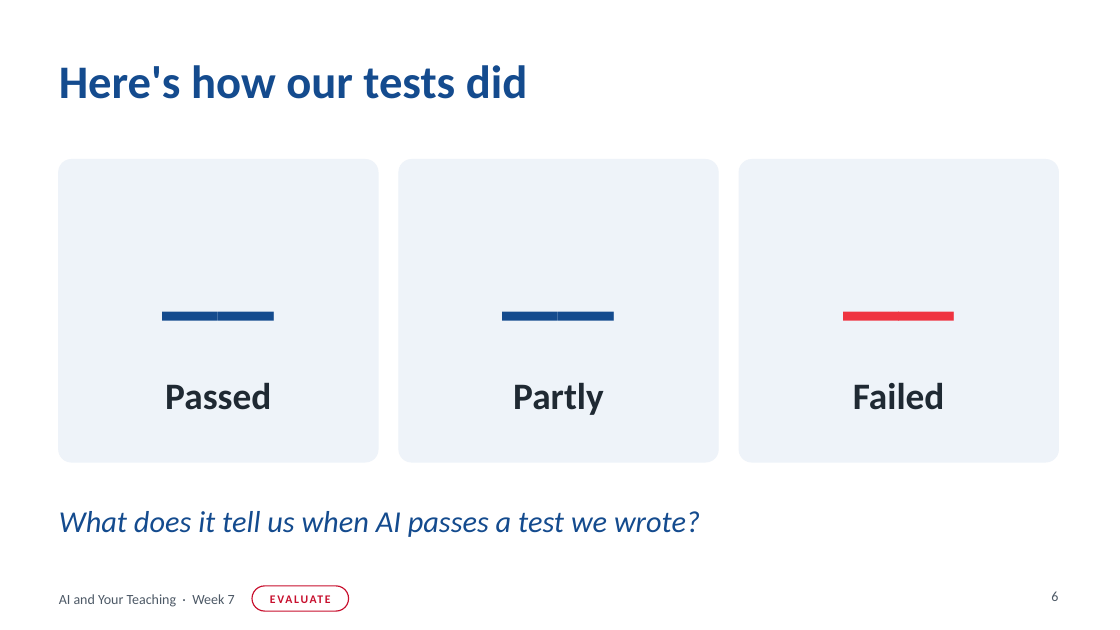
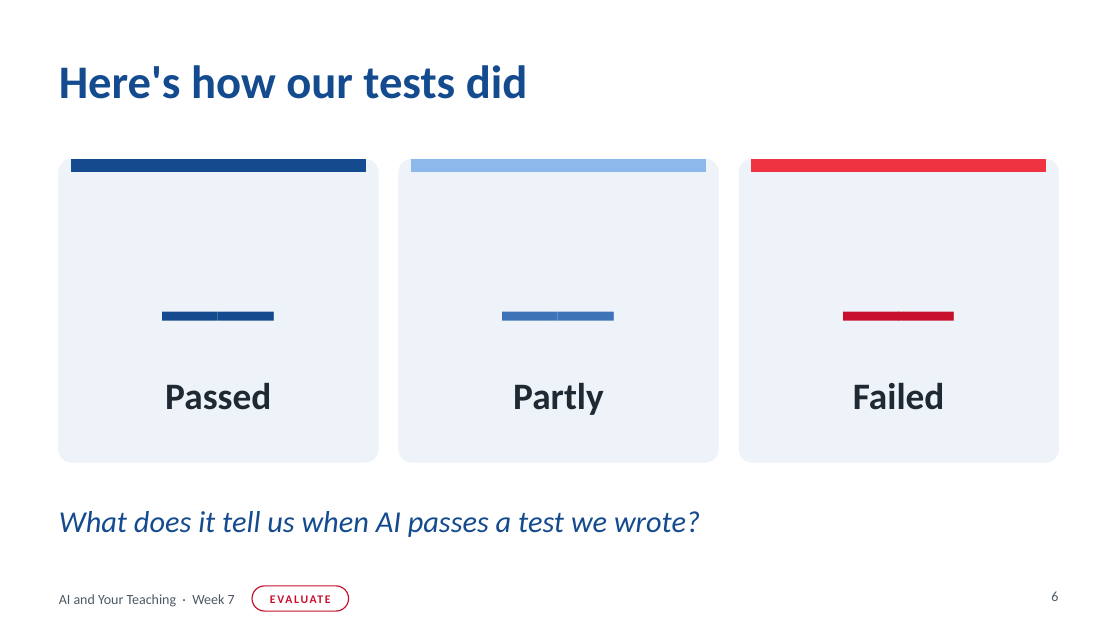
Before and after one commit to OCTC-ID/avte-ai-workbook, a slide deck: slide 6 of downloads/AI-and-Your-Teaching-Week7-slides.pptx. Drawn at 1120x630 pixels with LibreOffice and Linux fonts; fonts in the diff are those of the drawing; background and template pictures are left out. Boxes give left, top, right and bottom in pixels: in the first picture for what was removed or moved away, otherwise in the second. Text is boxed around its words. In the diff, an @@ line names an element or a change of style, - is before the commit and + after.

```diff
--- a/downloads/AI-and-Your-Teaching-Week7-slides.pptx
+++ b/downloads/AI-and-Your-Teaching-Week7-slides.pptx
@@ rectangle added at (x1=71, y1=160, x2=365, y2=171), fill #144B8E, outline #144B8E 1 pt @@
@@ text "__" at (x1=399, y1=176, x2=718, y2=344): text colour #144B8E to #3D74B8 @@
@@ rectangle added at (x1=412, y1=160, x2=706, y2=171), fill #8DB8EC, outline #8DB8EC 1 pt @@
@@ text "__" at (x1=739, y1=176, x2=1059, y2=344): text colour #EF3340 to #C8102E @@
@@ rectangle added at (x1=752, y1=160, x2=1046, y2=171), fill #EF3340, outline #EF3340 1 pt @@
```
